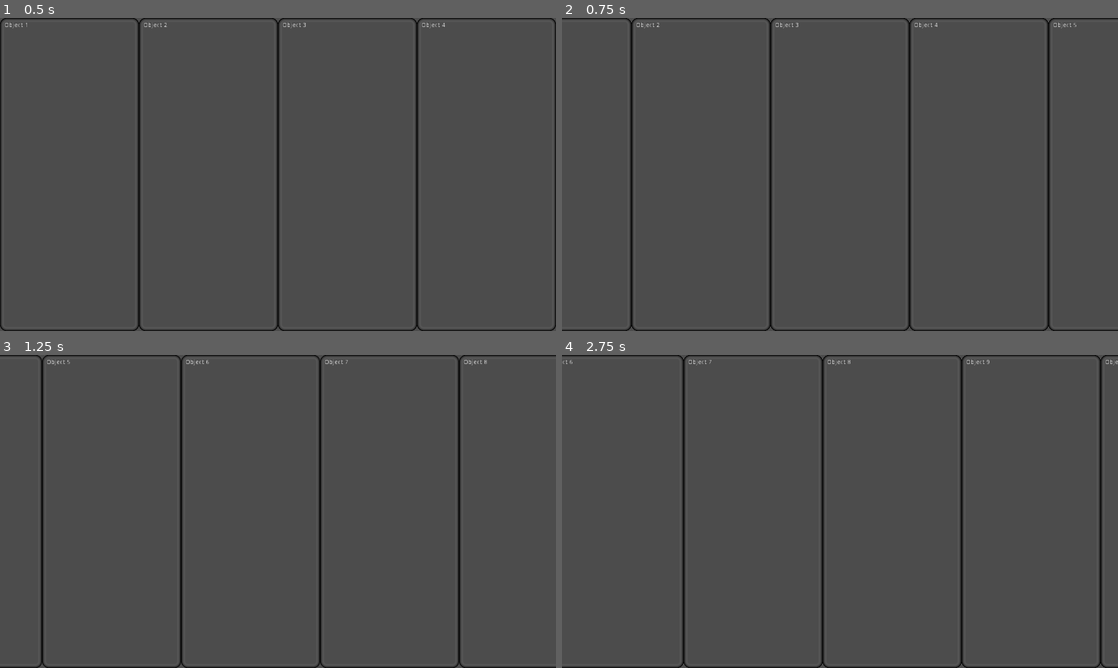
Above: before the commit, frames 1-4 (two rows, left to right).
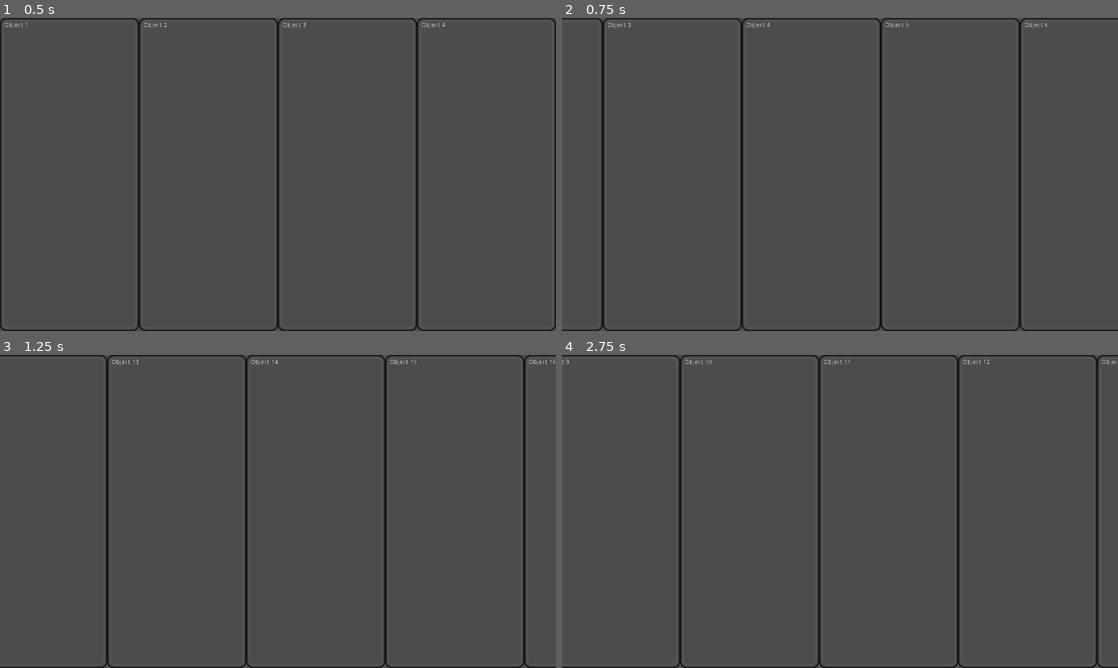
Above: after the commit, the same moments.

Repository: DrZanuff/SetmindCupAwards
Game: Godot game, scene res://Main.tscn
Same seed, same stepped clock (60 frames per second), same inputs: the game is played once before the commit and once after it.
Inputs:
- Up to frame 1 (0.5 s): no input
- Up to frame 2 (0.75 s): tap Enter at 0.5 s; hold D (debug_right) from 0.53 s (still down); tap Space (ui_select) at 0.6 s
- Up to frame 3 (1.25 s): keep holding D (debug_right); tap Space (ui_select) at 0.77, 1.07 s
- Up to frame 4 (2.75 s): release D (debug_right) at 1.28 s; hold A (debug_left) 1.28-2.03 s; tap Space (ui_select) at 1.35, 1.52, 1.82, 2.1 s; hold D (debug_right) from 2.03 s (still down)

Frame 1 is identical in both runs. In frame 2, 3.8% of the frame differs, in the area x 6-93%, y 0-100%; in frame 3, 3.3%; in frame 4, 4.2%, in the area x 0-100%, y 0-100%.

Commit message:
Carrousell Working

Diff:
--- a/Main.gd
+++ b/Main.gd
@@ -5,9 +5,11 @@
 
 var scrolling = false
 var scroll_target = 0
+onready var wait = $TimerScrollX.wait_time
 
 # Called when the node enters the scene tree for the first time.
 func _ready():
+	$DebugCam.current = debug
 	if debug:
 		debug_populate(21)
 	pass # Replace with function body.
@@ -19,26 +21,43 @@
 	if scrolling:
 		scroll_x(delta)
 
+	if Input.is_action_just_pressed("ui_select") and !scrolling:
+		start_scroll()
+
 func scroll_x(delta):
 	$Holder.rect_global_position.x = lerp($Holder.rect_global_position.x ,
 	scroll_target , 0.05)
 
 	#Snaps position
-	if abs(scroll_target) - abs($Holder.rect_global_position.x) < 1:
+	if (abs(scroll_target) - abs($Holder.rect_global_position.x) < 1) or \
+	(Input.is_action_just_pressed("ui_select")):
 		$Holder.rect_global_position.x = scroll_target
+		reoder()
 		$TimerScrollX.paused = false
+		scrolling = false
+
+
+func reoder():
+	for i in range(4):
+		var obj = $Holder.get_child(0)
+		$Holder.remove_child( $Holder.get_child(0) )
+		$Holder.add_child(obj)
+	$Holder.rect_global_position.x = 0
+	pass
 
 func debug_move(delta):
 	if debug:
 		var debug_speed = 800
 		if Input.is_action_pressed("debug_right"):
-			$Holder.rect_global_position.x = clamp(
-			$Holder.rect_global_position.x - debug_speed * delta,
-			-($Holder.rect_size.x-window_x) , 0)
+			$DebugCam.global_position.x += delta * debug_speed
+#			$Holder.rect_global_position.x = clamp(
+#			$Holder.rect_global_position.x - debug_speed * delta,
+#			-($Holder.rect_size.x-window_x) , 0)
 		if Input.is_action_pressed("debug_left"):
-			$Holder.rect_global_position.x = clamp(
-			$Holder.rect_global_position.x + debug_speed * delta,
-			-($Holder.rect_size.x-window_x) , 0)
+			$DebugCam.global_position.x -= delta * debug_speed
+#			$Holder.rect_global_position.x = clamp(
+#			$Holder.rect_global_position.x + debug_speed * delta,
+#			-($Holder.rect_size.x-window_x) , 0)
 
 func debug_populate(x):
 	if debug:
@@ -50,7 +69,10 @@
 			new_obj.text = str("Object ", $Holder.get_child_count() )
 
 func _on_TimerScrollX_timeout():
+	start_scroll()
+
+func start_scroll():
+	$TimerScrollX.wait_time = wait
 	scroll_target = $Holder.rect_global_position.x - window_x
 	scrolling = true
 	$TimerScrollX.paused = true
-	pass # Replace with function body.
--- a/Main.tscn
+++ b/Main.tscn
@@ -12,5 +12,12 @@
 custom_constants/separation = 0
 
 [node name="TimerScrollX" type="Timer" parent="."]
+wait_time = 10.0
 autostart = true
+
+[node name="DebugCam" type="Camera2D" parent="."]
+anchor_mode = 0
+current = true
+drag_margin_h_enabled = false
+drag_margin_v_enabled = false
 [connection signal="timeout" from="TimerScrollX" to="." method="_on_TimerScrollX_timeout"]
